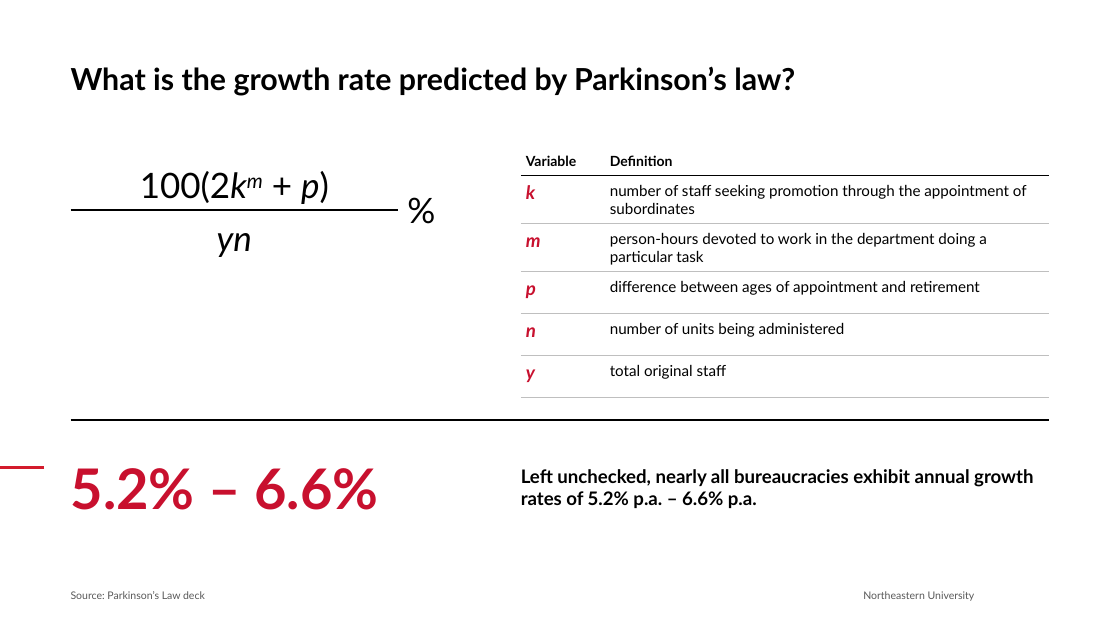
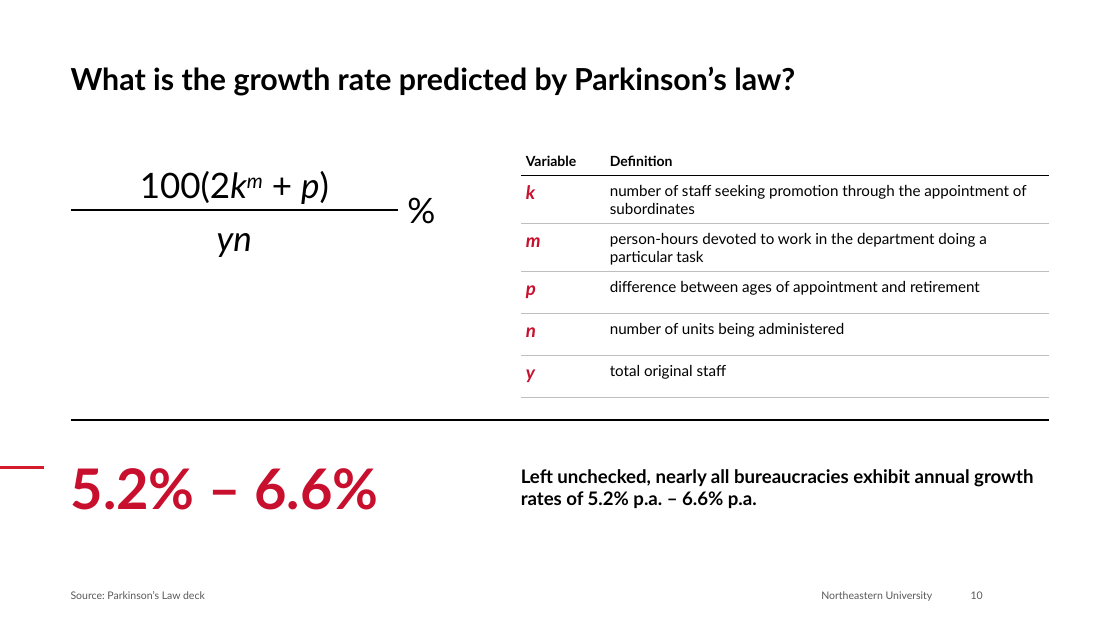
Before and after one commit to brettcsweet/Tonys-repo, a slide deck: slide 10 of 2026-09-29_Role_of_the_Center_Northeastern.pptx. Drawn at 1120x630 pixels with LibreOffice and Linux fonts; fonts in the diff are those of the drawing; background and template pictures are left out. Boxes give left, top, right and bottom in pixels: in the first picture for what was removed or moved away, otherwise in the second. Text is boxed around its words. In the diff, an @@ line names an element or a change of style, - is before the commit and + after.

```diff
--- a/2026-09-29_Role_of_the_Center_Northeastern.pptx
+++ b/2026-09-29_Role_of_the_Center_Northeastern.pptx
@@ text "Northeastern University": place and size @@
-text "Northeastern University" at bbox=[863, 591, 975, 601]
+text "Northeastern University" at bbox=[821, 591, 933, 601]
@@ page number added at bbox=[971, 591, 983, 599], 9 pt, text #595959 @@
+10
```
Also in this commit, not shown: 8 other slides changed.
